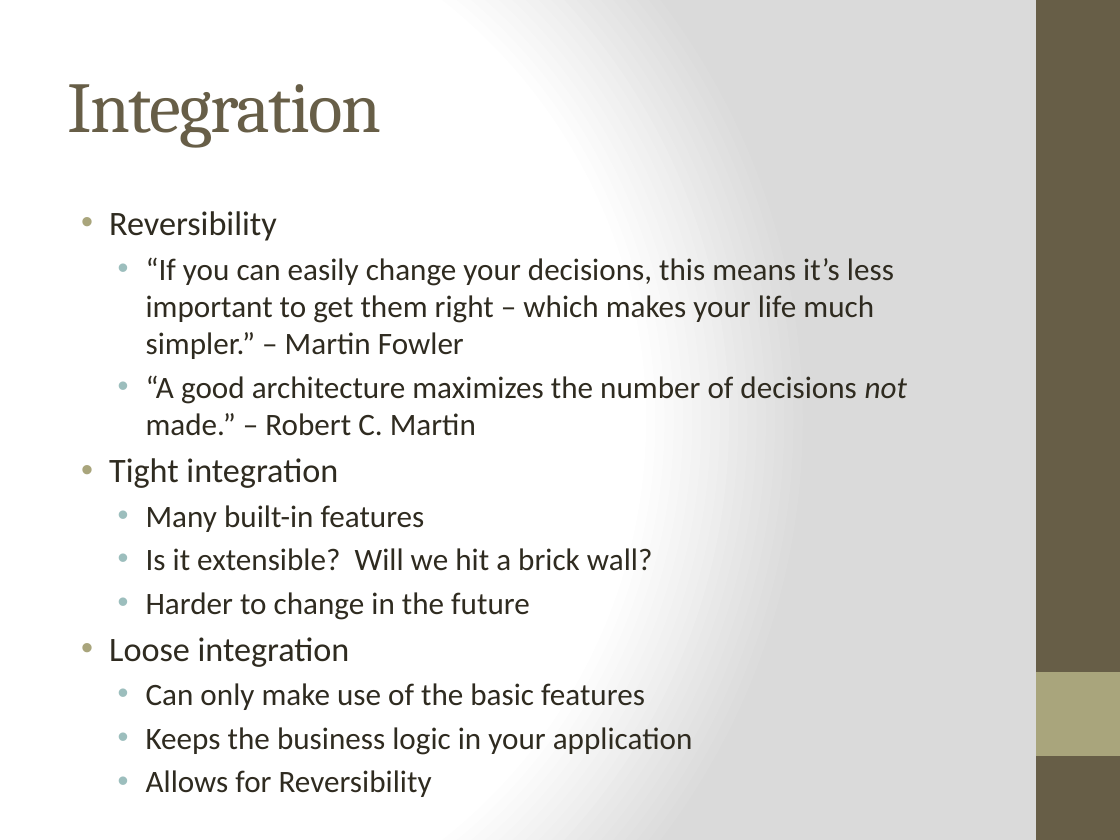
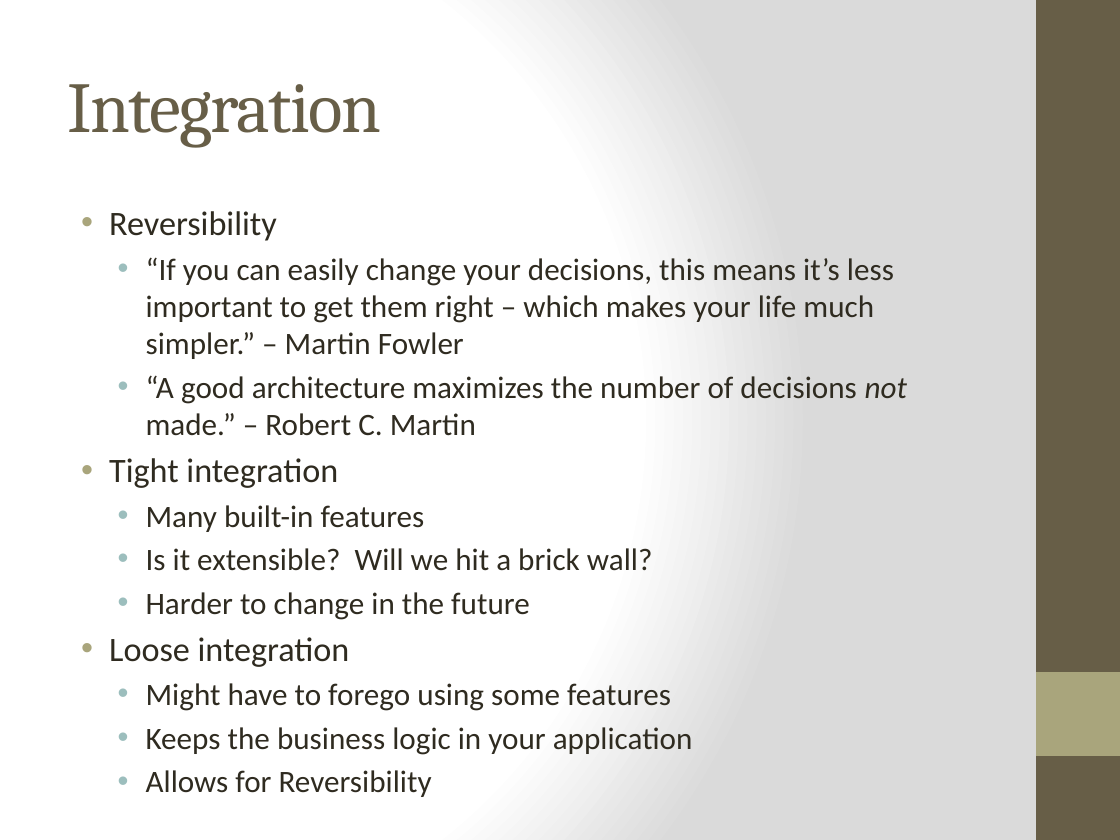
Before and after one commit to RyanHauert/presentations-ravendb, a slide deck: slide 2 of docs/RavenDB.pptx. Drawn at 1120x840 pixels with LibreOffice and Linux fonts; fonts in the diff are those of the drawing. Boxes give left, top, right and bottom in pixels: in the first picture for what was removed or moved away, otherwise in the second. Text is boxed around its words. In the diff, an @@ line names an element or a change of style, - is before the commit and + after.

```diff
--- a/docs/RavenDB.pptx
+++ b/docs/RavenDB.pptx
@@ text at box(146, 683, 671, 711): text changed @@
-  • Can only make use of the basic features
+  • Might have to forego using some features
```
Also in this commit, not shown: 5 other slides changed.
